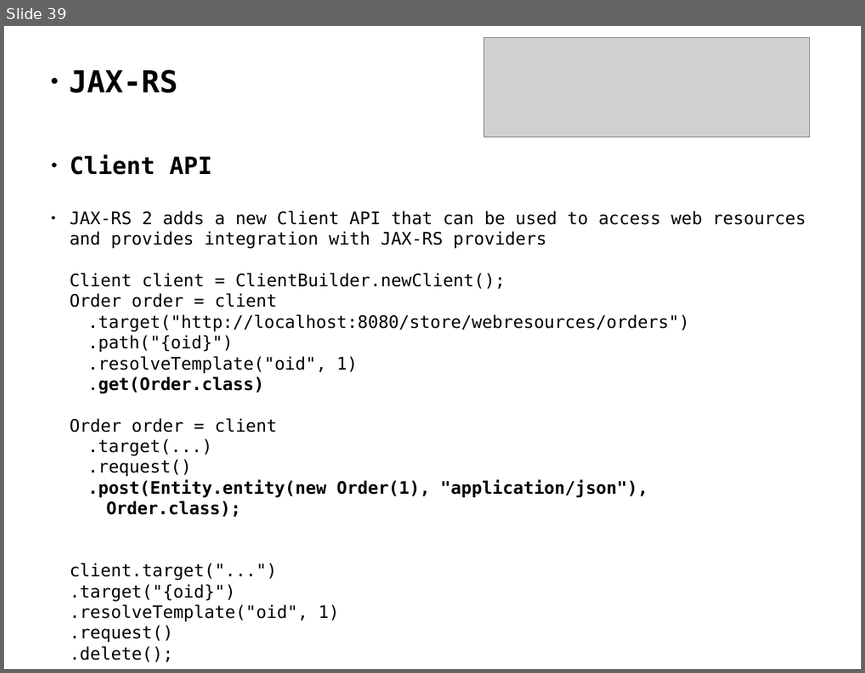
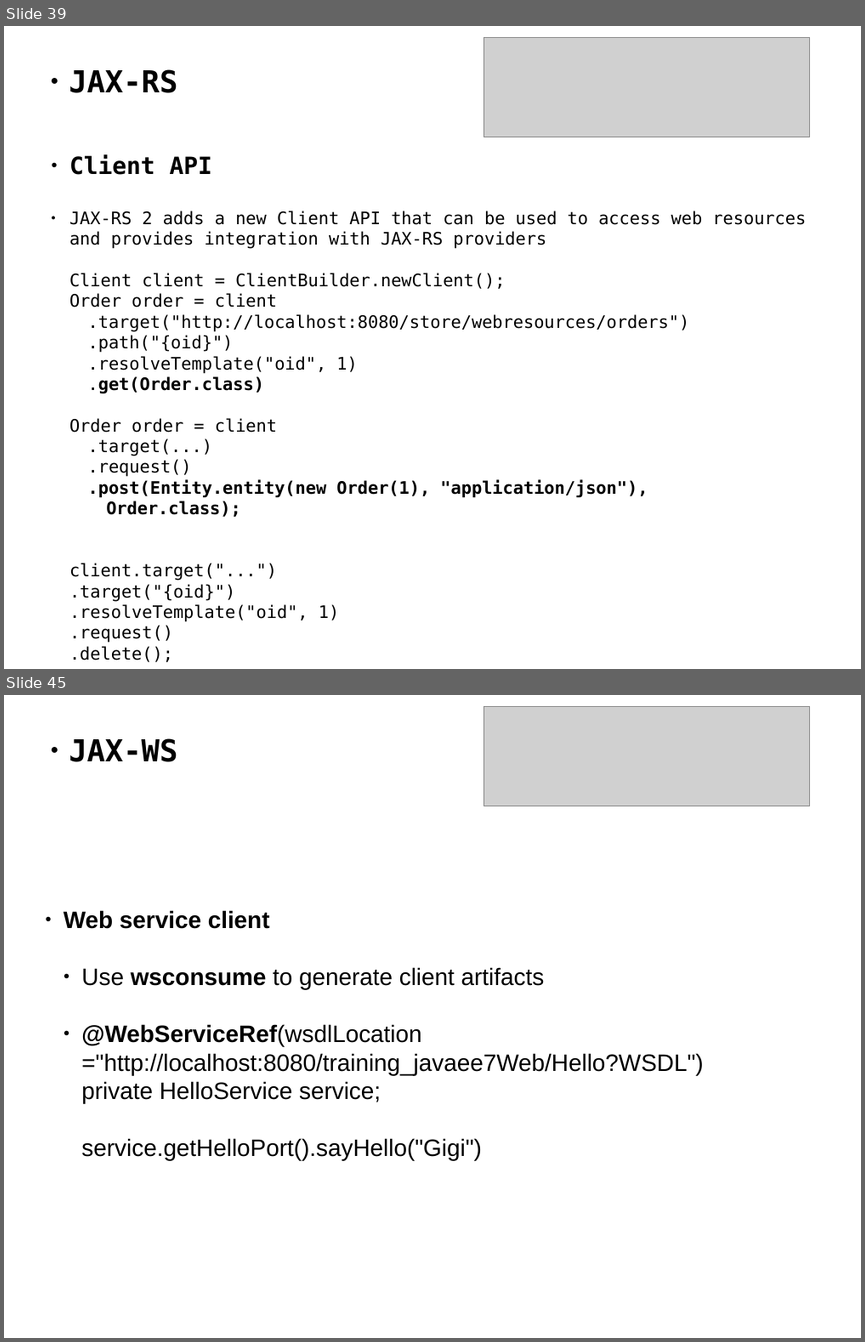
Before and after one commit to delia-popescu/javaee-demo, a slide deck: javaee7.odp. Shown one above the other, each under a label of ours: slide 39 before the commit, slides 39 and 45 after it; the slides between them are not shown. The pictures are 865x673 and 865x1342 pixels, drawn with LibreOffice and Linux fonts; fonts in the diff are those of the drawing; grey boxes stand for pictures. Boxes give left, top, right and bottom in pixels: in the first picture for what was removed or moved away, otherwise in the second. Text is boxed around its words. In the diff, an @@ line names an element or a change of style, - is before the commit and + after.

```diff
--- a/javaee7.odp
+++ b/javaee7.odp
@@ slide 45 added at (x1=4, y1=695, x2=861, y2=1338), background #FFFFFF @@
@@ picture added at (x1=483, y1=707, x2=811, y2=806) @@
@@ text added at (x1=69, y1=738, x2=177, y2=762), 28 pt, text #000000, bold @@
+● JAX-WS
@@ subtitle added at (x1=64, y1=910, x2=703, y2=1160), 22 pt, text #000000 @@
+● Web service client
+  ● Use wsconsume to generate client artifacts
+  ● @WebServiceRef(wsdlLocation ="http://localhost:8080/training_javaee7Web/Hello?WSDL")
+  private HelloService service;
+  service.getHelloPort().sayHello("Gigi")
```
Also in this commit, not shown: 31 other slides added, 26 slides removed, 43 other files.
